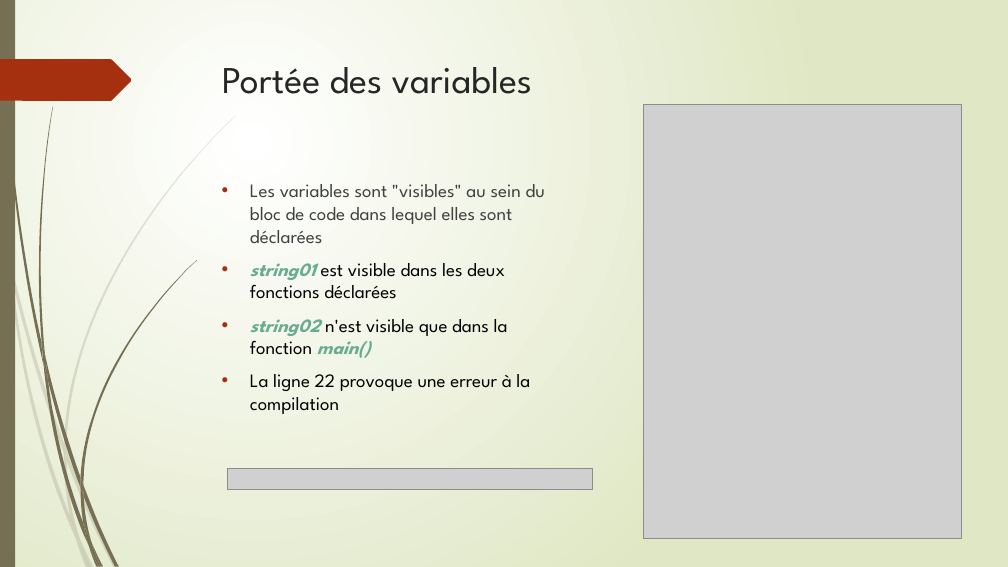
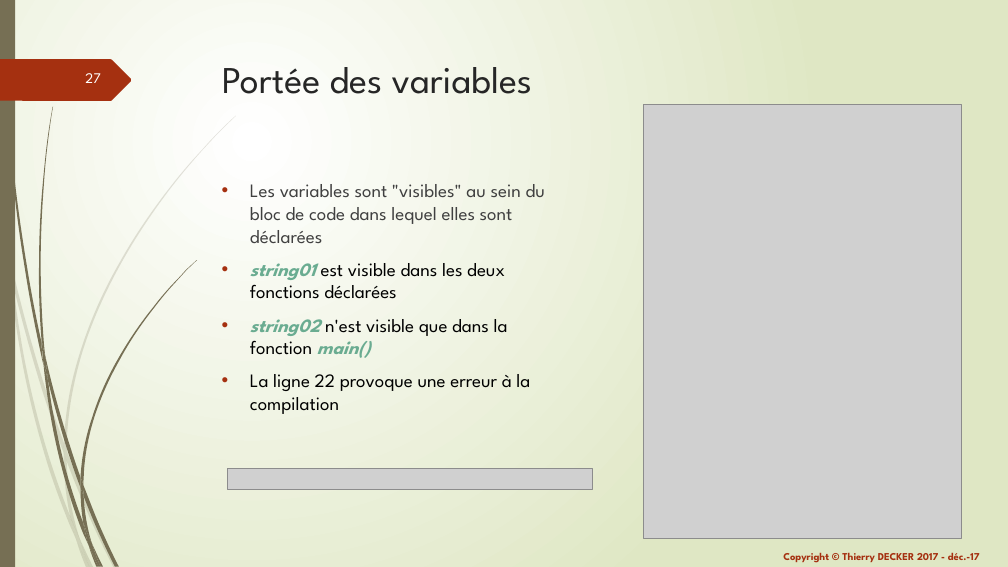
Before and after one commit to thierrydecker/learning-go, a slide deck: slide 27 of documentations/learning-go.pptx. Drawn at 1008x567 pixels with LibreOffice and Linux fonts; fonts in the diff are those of the drawing; grey boxes stand for pictures. Boxes give left, top, right and bottom in pixels: in the first picture for what was removed or moved away, otherwise in the second. Text is boxed around its words. In the diff, an @@ line names an element or a change of style, - is before the commit and + after.

```diff
--- a/documentations/learning-go.pptx
+++ b/documentations/learning-go.pptx
@@ page number added at (x1=85, y1=73, x2=101, y2=83), 14 pt, text #FFFFFF @@
+27
@@ text added at (x1=783, y1=553, x2=980, y2=563), 10 pt, text #A53010, bold @@
+Copyright © Thierry DECKER 2017 - déc.-17
```
Also in this commit, not shown: 32 other slides changed, 1 other file.
